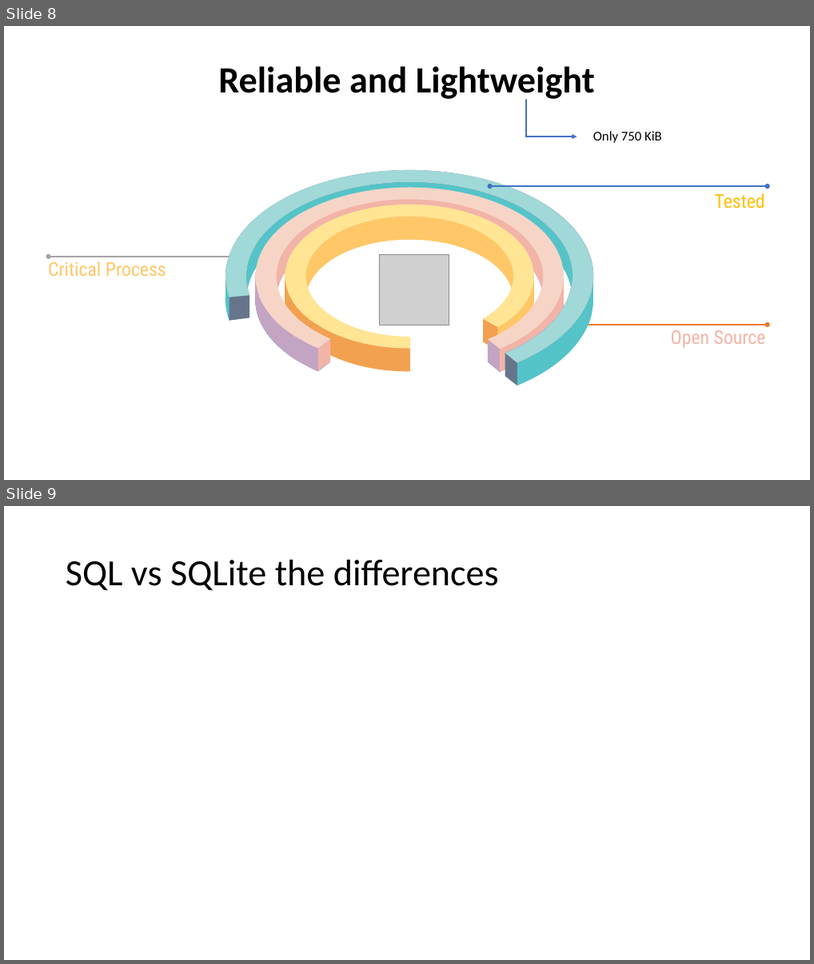
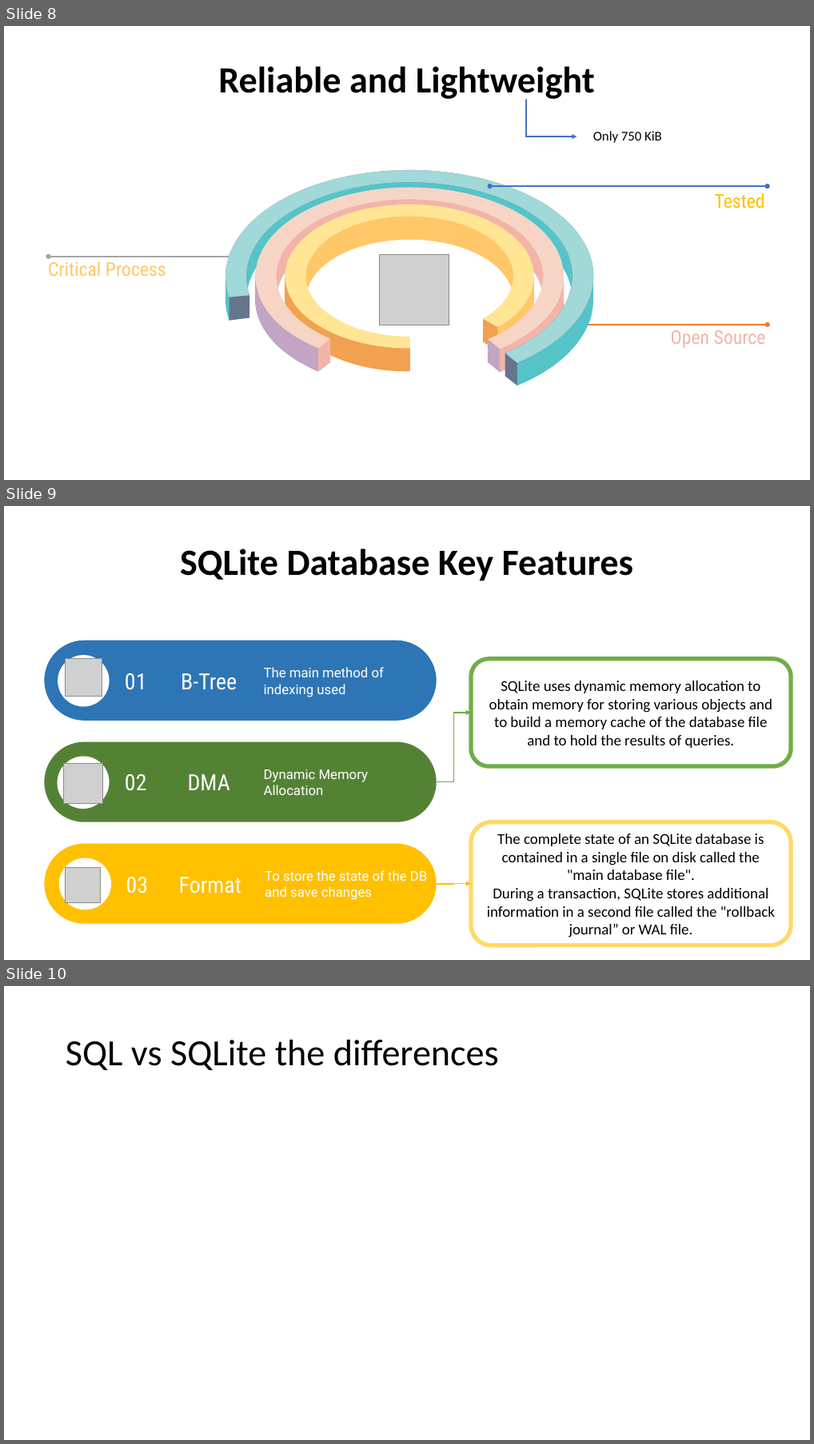
Before and after one commit to AntonioPirani/SQLiteProject, a slide deck: Presentation.pptx. Shown one above the other, each under a label of ours: slides 8 and 9 before the commit, slides 8, 9 and 10 after it. The pictures are 814x964 and 814x1444 pixels, drawn with LibreOffice and Linux fonts; fonts in the diff are those of the drawing; grey boxes stand for pictures. Boxes give left, top, right and bottom in pixels: in the first picture for what was removed or moved away, otherwise in the second. Text is boxed around its words. In the diff, an @@ line names an element or a change of style, - is before the commit and + after.

Commit message:
DB features update

```diff
--- a/Presentation.pptx
+++ b/Presentation.pptx
@@ slide 9 added at <box>4,506,810,960</box>, background #FFFFFF @@
@@ title added at <box>180,548,634,581</box>, 44 pt, text #000000, bold @@
+SQLite Database Key Features
@@ rounded rectangle added at <box>45,640,437,720</box>, fill #2E75B6 @@
@@ ellipse added at <box>58,655,110,706</box>, fill #FFFFFF @@
@@ picture added at <box>65,659,102,696</box> @@
@@ text added at <box>125,673,147,690</box>, 26.7 pt, text #FFFFFF @@
+01
@@ text added at <box>181,673,237,690</box>, 26.7 pt, text #FFFFFF @@
+B-Tree
@@ text added at <box>264,667,384,697</box>, 16 pt, text #FFFFFF @@
+The main method of indexing used
@@ rounded rectangle added at <box>471,659,791,766</box>, fill #FFFFFF, outline #70AD47 5 pt, 18 pt, text #000000 @@
+SQLite uses dynamic memory allocation to obtain memory for storing various objects and to build a memory cache of the database file and to hold the results of queries.
@@ elbow arrow added from (437, 782) to (471, 712), #70AD47 1.5 pt @@
@@ rounded rectangle added at <box>45,742,437,822</box>, fill #548235 @@
@@ ellipse added at <box>58,756,110,808</box>, fill #FFFFFF @@
@@ ellipse added at <box>58,757,109,808</box>, fill #FFFFFF @@
@@ picture added at <box>63,764,102,803</box> @@
@@ text added at <box>264,769,368,795</box>, 16 pt, text #FFFFFF @@
+Dynamic Memory Allocation
@@ text added at <box>125,774,147,791</box>, 26.7 pt, text #FFFFFF @@
+02
@@ text added at <box>188,774,230,790</box>, 26.7 pt, text #FFFFFF @@
+DMA
@@ rounded rectangle added at <box>471,822,791,945</box>, fill #FFFFFF, outline #FFD966 5 pt, 18 pt, text #000000 @@
+The complete state of an SQLite database is contained in a single file on disk called the "main database file".
+During a transaction, SQLite stores additional information in a second file called the "rollback journal” or WAL file.
@@ rounded rectangle added at <box>45,844,437,924</box>, fill #FFC000 @@
@@ ellipse added at <box>59,858,110,909</box>, fill #FFFFFF @@
@@ ellipse added at <box>60,858,111,909</box>, fill #FFFFFF @@
@@ picture added at <box>65,867,100,902</box> @@
@@ text added at <box>126,876,149,893</box>, 26.7 pt, text #FFFFFF @@
+03
@@ text added at <box>179,876,242,893</box>, 26.7 pt, text #FFFFFF @@
+Format
@@ text added at <box>265,870,427,900</box>, 16 pt, text #FFFFFF @@
+To store the state of the DB and save changes
@@ elbow arrow added from (437, 884) to (471, 884), #FFC000 1.5 pt @@
@@ what was slide 9 is now slide 10 @@
```
Also in this commit, not shown: 2 slides changed, 1 slide removed.
